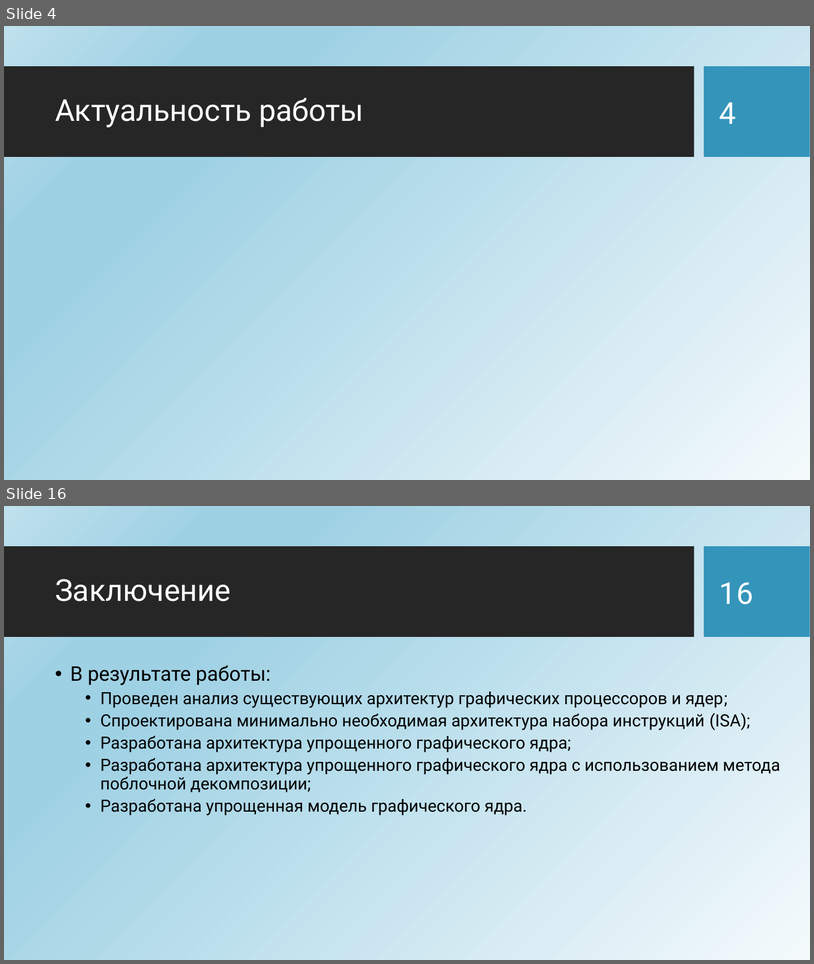
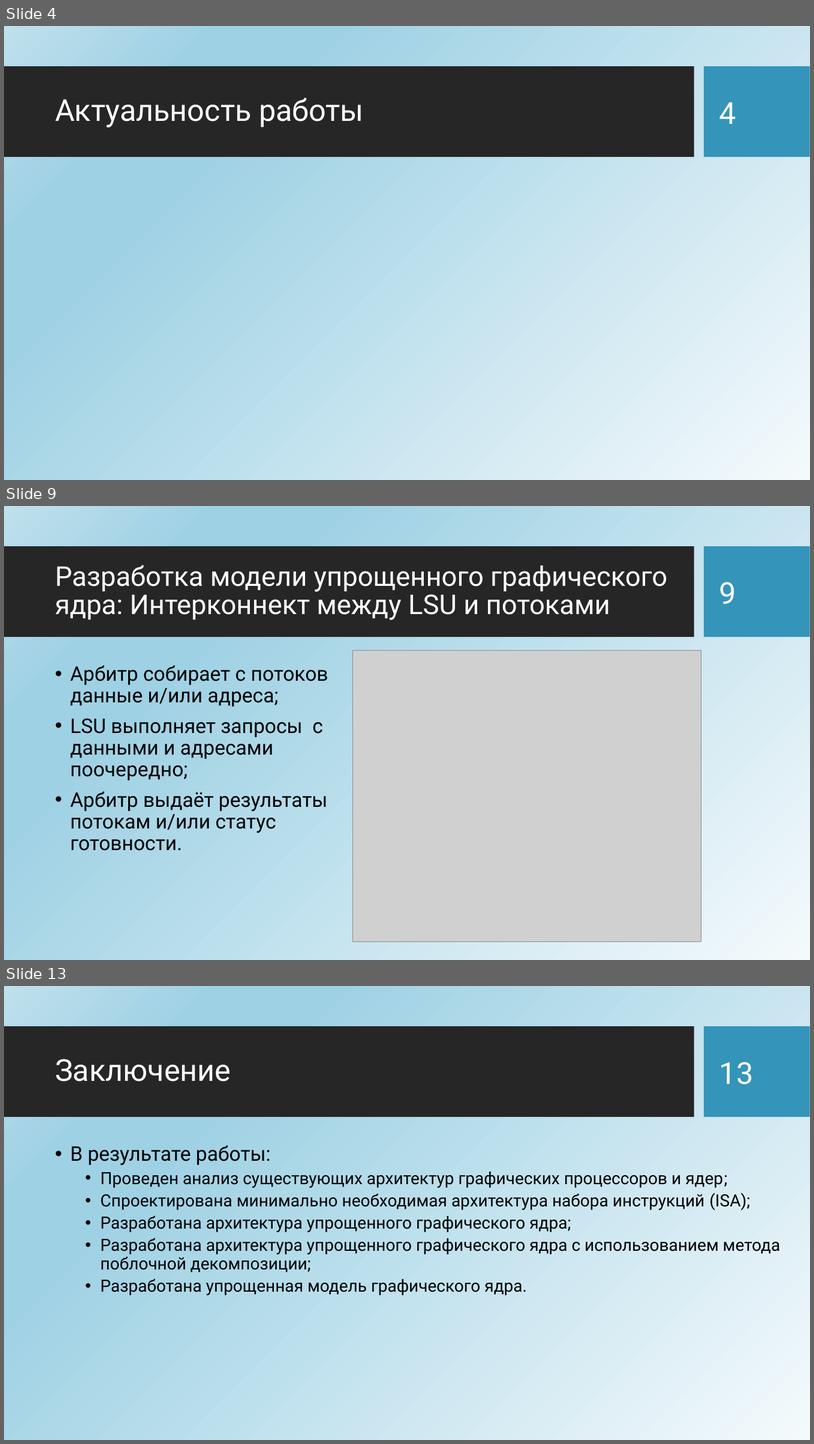
Before and after one commit to HaMeNopeDiot/hardware_gpu, a slide deck: docs/starukhin_dissertation/magister_pres.pptx. Shown one above the other, each under a label of ours: slides 4 and 16 before the commit, slides 4, 9 and 13 after it; the slides between them are not shown. The pictures are 814x964 and 814x1444 pixels, drawn with LibreOffice and Linux fonts; fonts in the diff are those of the drawing; grey boxes stand for pictures; background and template pictures are left out. Boxes give left, top, right and bottom in pixels: in the first picture for what was removed or moved away, otherwise in the second. Text is boxed around its words. In the diff, an @@ line names an element or a change of style, - is before the commit and + after.

```diff
--- a/docs/starukhin_dissertation/magister_pres.pptx
+++ b/docs/starukhin_dissertation/magister_pres.pptx
@@ slide 9 added at (x1=4, y1=506, x2=810, y2=960), background picture (left out); not listed: 2 template elements that a slide beside it also shows @@
@@ title added at (x1=55, y1=565, x2=668, y2=620), 32.4 pt, text #FFFFFF @@
+Разработка модели упрощенного графического ядра: Интерконнект между LSU и потоками
@@ page number added at (x1=720, y1=582, x2=737, y2=604), 36 pt, text #FFFFFF @@
+9
@@ text added at (x1=70, y1=665, x2=329, y2=850), 24 pt, text #000000 @@
+• Арбитр собирает с потоков данные и/или адреса;
+• LSU выполняет запросы с данными и адресами поочередно;
+• Арбитр выдаёт результаты потокам и/или статус готовности.
@@ picture added at (x1=353, y1=650, x2=702, y2=941) @@
@@ what was slide 16 is now slide 13 @@
@@ page number at (x1=720, y1=1062, x2=754, y2=1084): text changed @@
-16
+13
```
Also in this commit, not shown: 1 slide changed, 7 other slides added, 11 slides removed.
